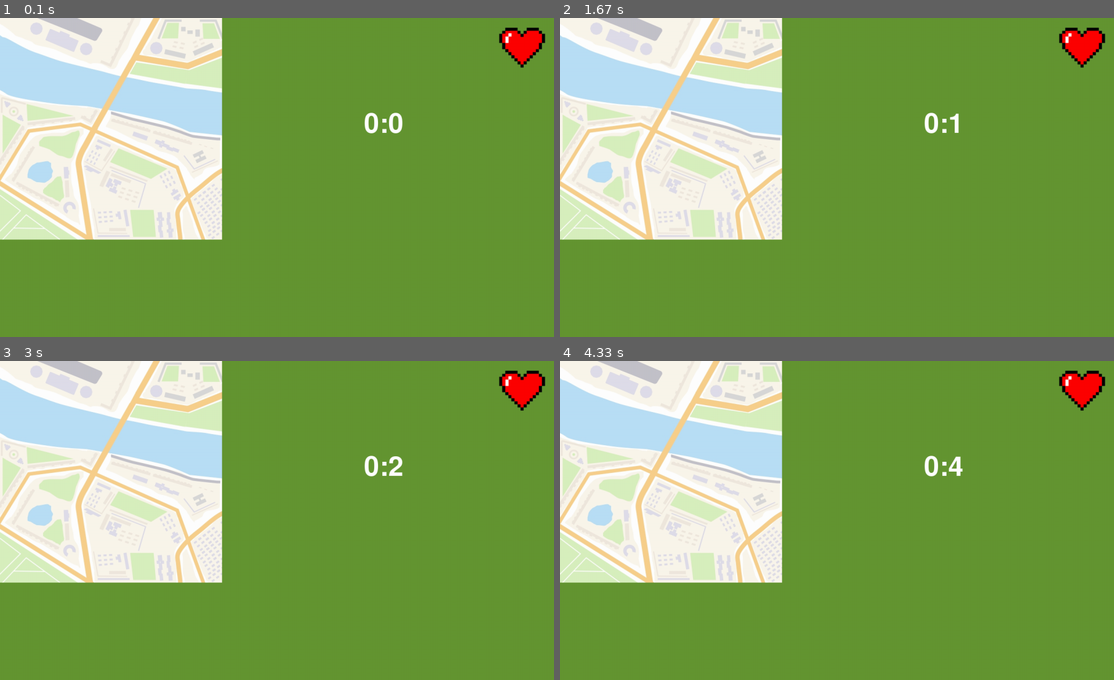
Above: before the commit, frames 1-4 (two rows, left to right).
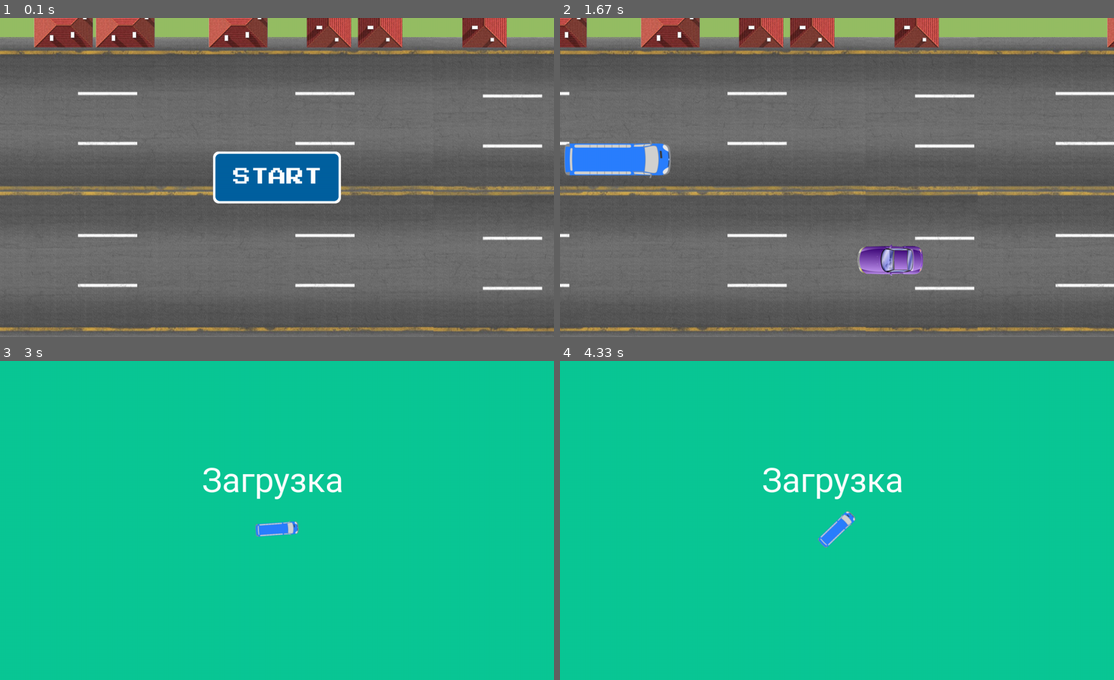
Above: after the commit, the same moments.

Repository: Alicccce/project_pygame
Game: pygame game, started from main.py
Two runs of this game, one before a commit and one after it. Both use one fixed random seed, a clock stepped at 60 frames per second and the inputs below.
Inputs (mouse positions are in pixels of both pictures, inside the frame that each line leads up to):
- Up to frame 1 (0.1 s): no input
- Up to frame 2 (1.67 s): click (837, 177) at 0.38 s; hold W 0.67-1.13 s; move the mouse to (814, 193) at 0.7 s; hold S 1.17-1.47 s; hold W from 1.5 s (still down)
- Up to frame 3 (3 s): release W at 1.87 s; hold S 1.9-2.27 s; hold W 2.3-2.6 s
- Up to frame 4 (4.33 s): no input

The runs differ from the first frame. In frame 1, 100% of the frame differs, in the area x 0-100%, y 0-100%; in frame 2, 100%; in frame 3, 100%; in frame 4, 100%.

Commit message:
main_game to do 1.1

Diff:
--- a/main.py
+++ b/main.py
@@ -5,6 +5,6 @@
 
 def play():
     screen = pygame.display.set_mode((1300, 750))
-    game_two(screen)
+    start(screen)
 
 play()
